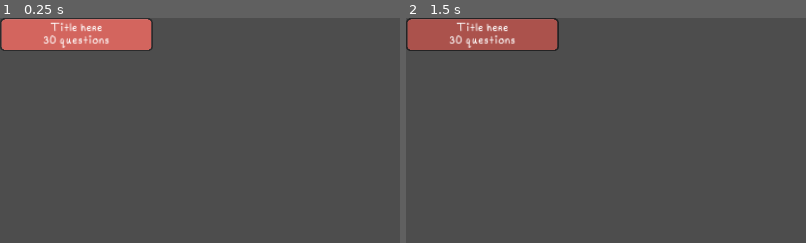
Above: before the commit, frames 1-2 (left to right).
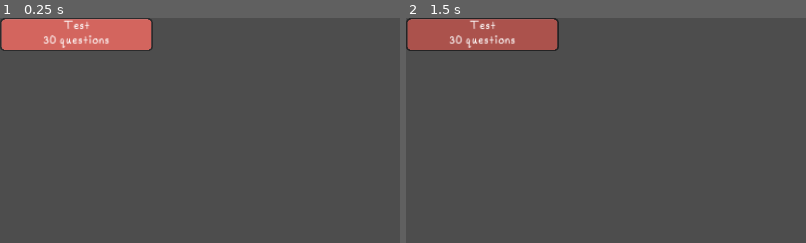
Above: after the commit, the same moments.

Repository: PikeNote/StatTrivia
Game: Godot game, scene res://Presets/category_select_btn.tscn
Same seed, same stepped clock (60 frames per second), same inputs: the game is played once before the commit and once after it. This scene is started directly instead of the project's main scene.
Inputs:
- Up to frame 1 (0.25 s): no input
- Up to frame 2 (1.5 s): click "Title here" (after the commit: "30 questions") at 0.5 s; click "Title here" (after the commit: "30 questions") at 1.25 s
The pictures show only the part of the screen within x 0-50%, y 0-50%; the shares and areas given below are measured in that part.

The runs differ from the first frame. In frame 1, 0.3% of the frame differs, in the area x 12-26%, y 0-6%; in frame 2, 0.3%.

Commit message:
Rename some files, added scrolling to play screen
- Added a scroll container to the list of categories on the play screen so you can see the full title
- Fixed a bug where default categories would not show because the ResourceLoader was not used

Diff:
--- /dev/null
+++ b/Categories/collecting-data.json
@@ -0,0 +1,116 @@
+{
+	"description":"Default",
+	"name":"Collecting Data",
+	"questions":[
+	   {
+		  "correct":0,
+		  "image_data":"",
+		  "options":[
+			 "Simple random sampling",
+			 "Cluster sampling",
+			 "Stratified random sampling",
+			 "Systematic sampling"
+		  ],
+		  "question":"A new local business wants to estimate the proportion of customers who are satisfied with their service. They randomly selected 25 customers every day for a week and asked about their satisfaction based on a five star scale. Which of the following best describes this sampling method?"
+	   },
+	   {
+		  "correct":1,
+		  "image_data":"",
+		  "options":[
+			 "Simple random sampling ",
+			 "Cluster sampling",
+			 "Stratified random sampling",
+			 "Systematic sampling"
+		  ],
+		  "question":"A gardener wants to know which type of fertilizer would be best to grow their garden in different conditions such as soil type, sunlight exposure, and plant types. Which sampling method is best? "
+	   },
+	   {
+		  "correct":1,
+		  "image_data":"",
+		  "options":[
+			 "Stratified sampling",
+			 "Cluster sampling",
+			 "Simple random sampling",
+			 "Systematic sampling"
+		  ],
+		  "question":"Which of the following sampling methods provides an equal chance of being selected?\n"
+	   },
+	   {
+		  "correct":3,
+		  "image_data":"",
+		  "options":[
+			 "Simulation",
+			 "Census",
+			 "Observational study",
+			 "Experimental study"
+		  ],
+		  "question":"A researcher wants to compare the effectiveness of caffeine when exercising. The researcher randomly assigns 50 participants to have caffeine and another 50 participants who won’t have caffeine. What type of study is this?"
+	   },
+	   {
+		  "correct":2,
+		  "image_data":"",
+		  "options":[
+			 "Students who do receive the incentive but score lower than a 95",
+			 "Students who do not receive the incentive who scored a 95 or higher",
+			 "Students who receive a different exam but scored a 95 or higher",
+			 "Students who do receive the incentive for scoring a 95 or higher"
+		  ],
+		  "question":"A professor wants to know if students will study more by providing an incentive for those who can pass the next exam with a 95 or higher. What would be an appropriate control group for this experimental study?"
+	   },
+	   {
+		  "correct":0,
+		  "image_data":"",
+		  "options":[
+			 "Observational study",
+			 "Survey",
+			 "Experimental study",
+			 "Simulation"
+		  ],
+		  "question":"A researcher wants to investigate the relationship between income and education level. Which type of study design is best?"
+	   },
+	   {
+		  "correct":3,
+		  "image_data":"",
+		  "options":[
+			 "Simple random sampling",
+			 "Cluster sampling",
+			 "Stratified random sampling",
+			 "Systematic sampling"
+		  ],
+		  "question":"A donut shop owner wants to figure out which new flavor to sell next week. The owner asks every tenth person who orders in the shop. What type of sampling technique is this?"
+	   },
+	   {
+		  "correct":2,
+		  "image_data":"",
+		  "options":[
+			 "Simple random sampling",
+			 "Cluster sampling",
+			 "Stratified random sampling",
+			 "Systematic sampling"
+		  ],
+		  "question":"A group of cafeteria ladies wants to know if the new lunch menu is effective for all students from each grade at the middle school in a district. Which sampling will accurately represent the population they are trying to study?"
+	   },
+	   {
+		  "correct":1,
+		  "image_data":"",
+		  "options":[
+			 "Observational study",
+			 "Matched pairs experiment",
+			 "Double-blind experiment",
+			 "A randomized controlled experiment"
+		  ],
+		  "question":"A researcher wants to conduct an experiment on whether or not coffee enthusiasts can identify between Starbucks and Dunkin donuts coffee. Participants are randomly assigned to either have a coffee from Starbucks or Dunkin. The researcher will also not know what coffee the participant receives. This is an example of:"
+	   },
+	   {
+		  "correct":0,
+		  "image_data":"",
+		  "options":[
+			 "Eliminate confounding variables",
+			 "Ensure random sampling",
+			 "Increase power",
+			 "Provides a larger sample size"
+		  ],
+		  "question":"Which of the following is a main advantage of using matched pairs design?"
+	   }
+	]
+ }
--- a/Categories/collecting_data.json
+++ /dev/null
@@ -1,116 +0,0 @@
-{
-    "description":"Default",
-    "name":"Collecting Data",
-    "questions":[
-       {
-          "correct":0,
-          "image_data":"",
-          "options":[
-             "Simple random sampling",
-             "Cluster sampling",
-             "Stratified random sampling",
-             "Systematic sampling"
-          ],
-          "question":"A new local business wants to estimate the proportion of customers who are satisfied with their service. They randomly selected 25 customers every day for a week and asked about their satisfaction based on a five star scale. Which of the following best describes this sampling method?"
-       },
-       {
-          "correct":1,
-          "image_data":"",
-          "options":[
-             "Simple random sampling ",
-             "Cluster sampling",
-             "Stratified random sampling",
-             "Systematic sampling"
-          ],
-          "question":"A gardener wants to know which type of fertilizer would be best to grow their garden in different conditions such as soil type, sunlight exposure, and plant types. Which sampling method is best? "
-       },
-       {
-          "correct":1,
-          "image_data":"",
-          "options":[
-             "Stratified sampling",
-             "Cluster sampling",
-             "Simple random sampling",
-             "Systematic sampling"
-          ],
-          "question":"Which of the following sampling methods provides an equal chance of being selected?\n"
-       },
-       {
-          "correct":3,
-          "image_data":"",
-          "options":[
-             "Simulation",
-             "Census",
-             "Observational study",
-             "Experimental study"
-          ],
-          "question":"A researcher wants to compare the effectiveness of caffeine when exercising. The researcher randomly assigns 50 participants to have caffeine and another 50 participants who won’t have caffeine. What type of study is this?"
-       },
-       {
-          "correct":2,
-          "image_data":"",
-          "options":[
-             "Students who do receive the incentive but score lower than a 95",
-             "Students who do not receive the incentive who scored a 95 or higher",
-             "Students who receive a different exam but scored a 95 or higher",
-             "Students who do receive the incentive for scoring a 95 or higher"
-          ],
-          "question":"A professor wants to know if students will study more by providing an incentive for those who can pass the next exam with a 95 or higher. What would be an appropriate control group for this experimental study?"
-       },
-       {
-          "correct":0,
-          "image_data":"",
-          "options":[
-             "Observational study",
-             "Survey",
-             "Experimental study",
-             "Simulation"
-          ],
-          "question":"A researcher wants to investigate the relationship between income and education level. Which type of study design is best?"
-       },
-       {
-          "correct":3,
-          "image_data":"",
-          "options":[
-             "Simple random sampling",
-             "Cluster sampling",
-             "Stratified random sampling",
-             "Systematic sampling"
-          ],
-          "question":"A donut shop owner wants to figure out which new flavor to sell next week. The owner asks every tenth person who orders in the shop. What type of sampling technique is this?"
-       },
-       {
-          "correct":2,
-          "image_data":"",
-          "options":[
-             "Simple random sampling",
-             "Cluster sampling",
-             "Stratified random sampling",
-             "Systematic sampling"
-          ],
-          "question":"A group of cafeteria ladies wants to know if the new lunch menu is effective for all students from each grade at the middle school in a district. Which sampling will accurately represent the population they are trying to study?"
-       },
-       {
-          "correct":1,
-          "image_data":"",
-          "options":[
-             "Observational study",
-             "Matched pairs experiment",
-             "Double-blind experiment",
-             "A randomized controlled experiment"
-          ],
-          "question":"A researcher wants to conduct an experiment on whether or not coffee enthusiasts can identify between Starbucks and Dunkin donuts coffee. Participants are randomly assigned to either have a coffee from Starbucks or Dunkin. The researcher will also not know what coffee the participant receives. This is an example of:"
-       },
-       {
-          "correct":0,
-          "image_data":"",
-          "options":[
-             "Eliminate confounding variables",
-             "Ensure random sampling",
-             "Increase power",
-             "Provides a larger sample size"
-          ],
-          "question":"Which of the following is a main advantage of using matched pairs design?"
-       }
-    ]
- }
--- a/GlobalScripts/Categories.gd
+++ b/GlobalScripts/Categories.gd
@@ -11,6 +11,7 @@
 # Called when the node enters the scene tree for the first time.
 func _ready():
 	randomize();
+	print("Test")
 	_loadDir("res://Categories//");
 
 func reloadCat():
@@ -25,13 +26,14 @@
 	if dir:
 		dir.list_dir_begin()
 		var file_name = dir.get_next()
+		print(file_name);
+		print(d+file_name)
 		while file_name != "":
 			if !dir.current_is_dir():
-				var categoryDataFile = FileAccess.open(d+file_name, FileAccess.READ);
-				var item_data_json = JSON.new();
-				var parsed_json = item_data_json.parse_string(categoryDataFile.get_as_text());
-				categoryDataFile.close();
-				categories[parsed_json["name"]] = parsed_json;
+				if(ResourceLoader.exists(d+file_name)):
+					var categoryDataFile = ResourceLoader.load(d+file_name).get_data();
+					if(categoryDataFile):
+						categories[categoryDataFile["name"]] = categoryDataFile;
 			file_name = dir.get_next()
 		# Refresh categories list after a reload.
 		categoriesList = [];
--- a/Presets/category_select_btn.gd
+++ b/Presets/category_select_btn.gd
@@ -8,8 +8,10 @@
 
 func loadCat(i):
 	catInd = i;
-	$Label.text = Categories.categories[Categories.categoriesList[i]]["name"];
-	$Label2.text = str(getQuestionCount()) + " questions";
+	$ScrollContainer/Title.text = Categories.categories[Categories.categoriesList[i]]["name"];
+	$QuestionLabel.text = str(getQuestionCount()) + " questions";
+
+
 
 func getCat():
 	return catInd;
--- a/Presets/category_select_btn.tscn
+++ b/Presets/category_select_btn.tscn
@@ -11,20 +11,7 @@
 stretch_mode = 0
 script = ExtResource("2_luoko")
 
-[node name="Label" type="Label" parent="."]
-layout_mode = 0
-offset_left = 8.0
-offset_top = 9.0
-offset_right = 359.0
-offset_bottom = 41.0
-theme_override_fonts/font = ExtResource("2_tavxm")
-theme_override_font_sizes/font_size = 30
-text = "Title here"
-horizontal_alignment = 1
-vertical_alignment = 1
-text_overrun_behavior = 3
-
-[node name="Label2" type="Label" parent="."]
+[node name="QuestionLabel" type="Label" parent="."]
 layout_mode = 0
 offset_left = 8.0
 offset_top = 39.0
@@ -36,5 +23,22 @@
 horizontal_alignment = 1
 vertical_alignment = 1
 
+[node name="ScrollContainer" type="ScrollContainer" parent="."]
+layout_mode = 0
+offset_left = 7.0
+offset_top = 4.0
+offset_right = 361.0
+offset_bottom = 37.0
+
+[node name="Title" type="Label" parent="ScrollContainer"]
+custom_minimum_size = Vector2(354, 0)
+layout_mode = 2
+theme_override_fonts/font = ExtResource("2_tavxm")
+theme_override_font_sizes/font_size = 30
+text = "Test"
+horizontal_alignment = 1
+vertical_alignment = 1
+max_lines_visible = 1
+
 [connection signal="mouse_entered" from="." to="." method="_on_mouse_entered"]
 [connection signal="mouse_exited" from="." to="." method="_on_mouse_exited"]
--- a/project.godot
+++ b/project.godot
@@ -31,7 +31,7 @@
 
 [editor_plugins]
 
-enabled=PackedStringArray()
+enabled=PackedStringArray("res://addons/custom_resource/plugin.cfg")
 
 [rendering]
 
Renamed: Categories/inference_chi_square.json -> Categories/inference-chi-square.json
Renamed: Categories/inference_means.json -> Categories/inference-means.json
Renamed: Categories/inference_proportions.json -> Categories/inference-proportions.json
Renamed: Categories/inference_slopes.json -> Categories/inference-slopes.json
Renamed: Categories/prob_randomvar_distributions.json -> Categories/prob-randomvar-distributions.json
Renamed: Categories/sampling_distributions.json -> Categories/sampling-distributions.json
Not shown, changed: export_presets.cfg
